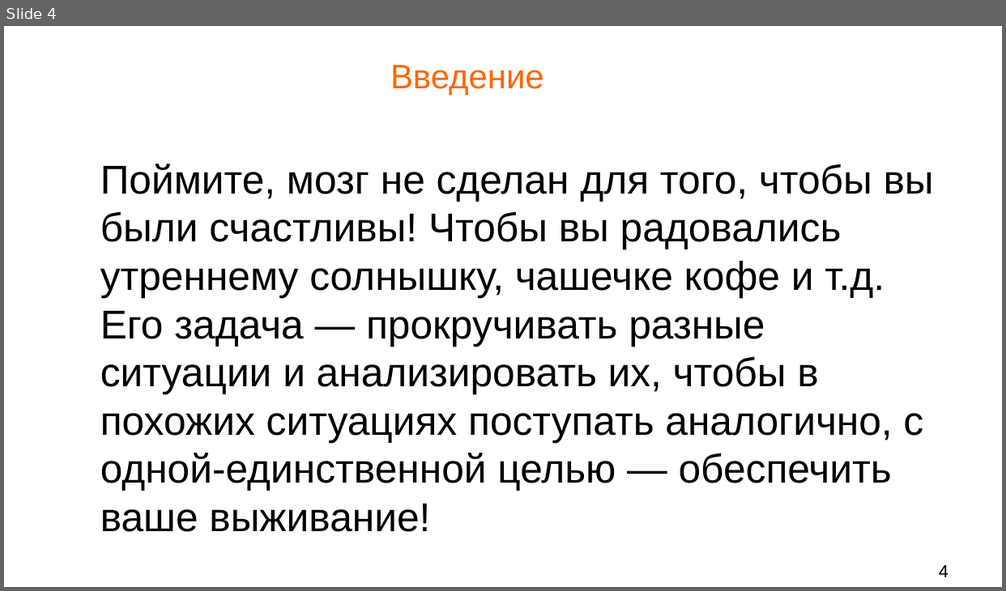
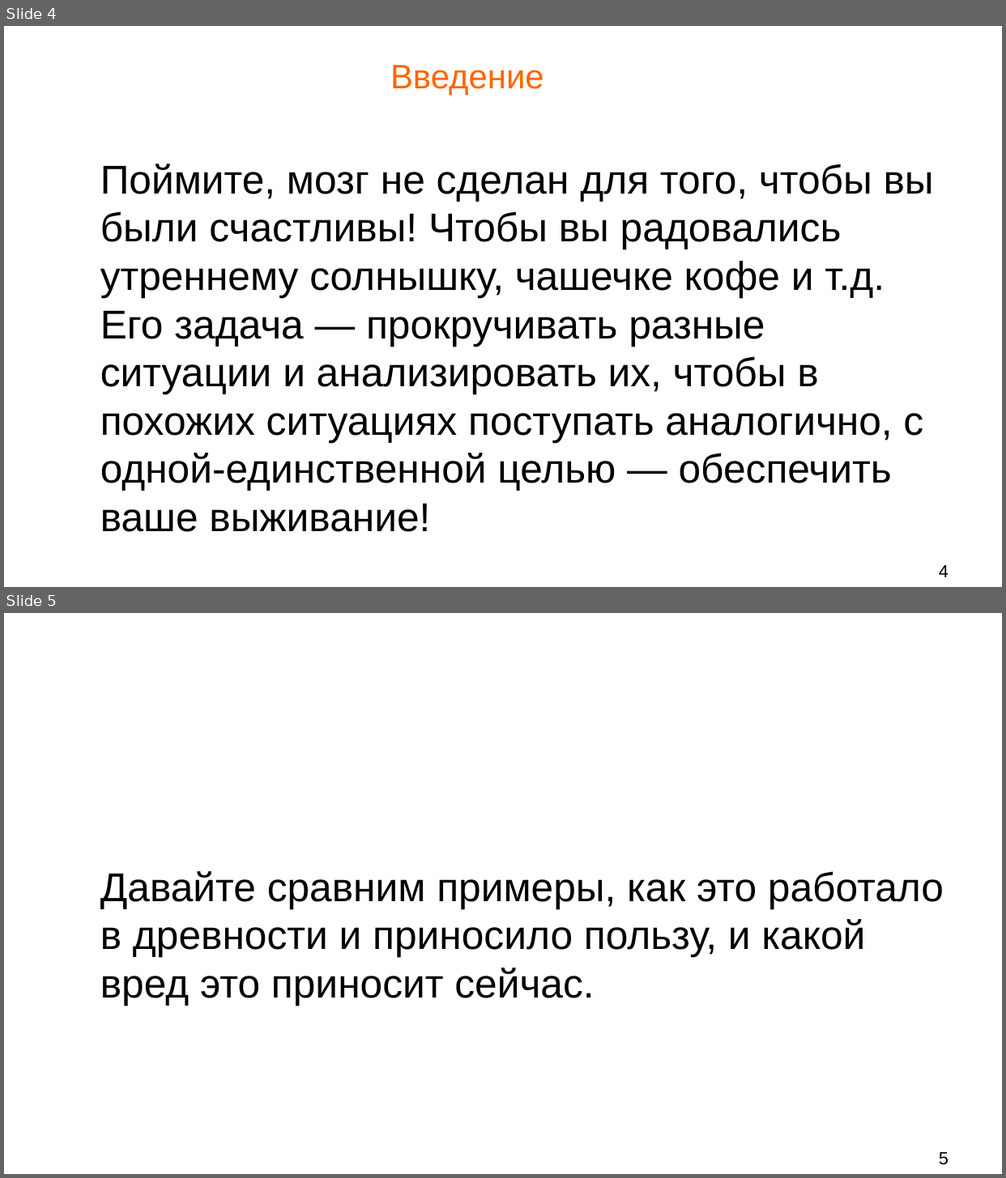
Before and after one commit to Chularev/articles, a slide deck: Psychology/6. Осознанность/Осознанность.odp. Shown one above the other, each under a label of ours: slide 4 before the commit, slides 4 and 5 after it. The pictures are 1006x591 and 1006x1178 pixels, drawn with LibreOffice and Linux fonts; fonts in the diff are those of the drawing; background and template pictures are left out. Boxes give left, top, right and bottom in pixels: in the first picture for what was removed or moved away, otherwise in the second. Text is boxed around its words. In the diff, an @@ line names an element or a change of style, - is before the commit and + after.

Commit message:
добавнен новый текст

```diff
--- a/Psychology/6. Осознанность/Осознанность.odp
+++ b/Psychology/6. Осознанность/Осознанность.odp
@@ slide 5 added at box(4, 613, 1002, 1174), background #FFFFFF @@
@@ text added at box(100, 871, 944, 1005), 32 pt, text #000000 @@
+Давайте сравним примеры, как это работало в древности и приносило пользу, и какой вред это приносит сейчас.
@@ page number added at box(939, 1152, 948, 1165), 14 pt, text #000000 @@
+5
```
